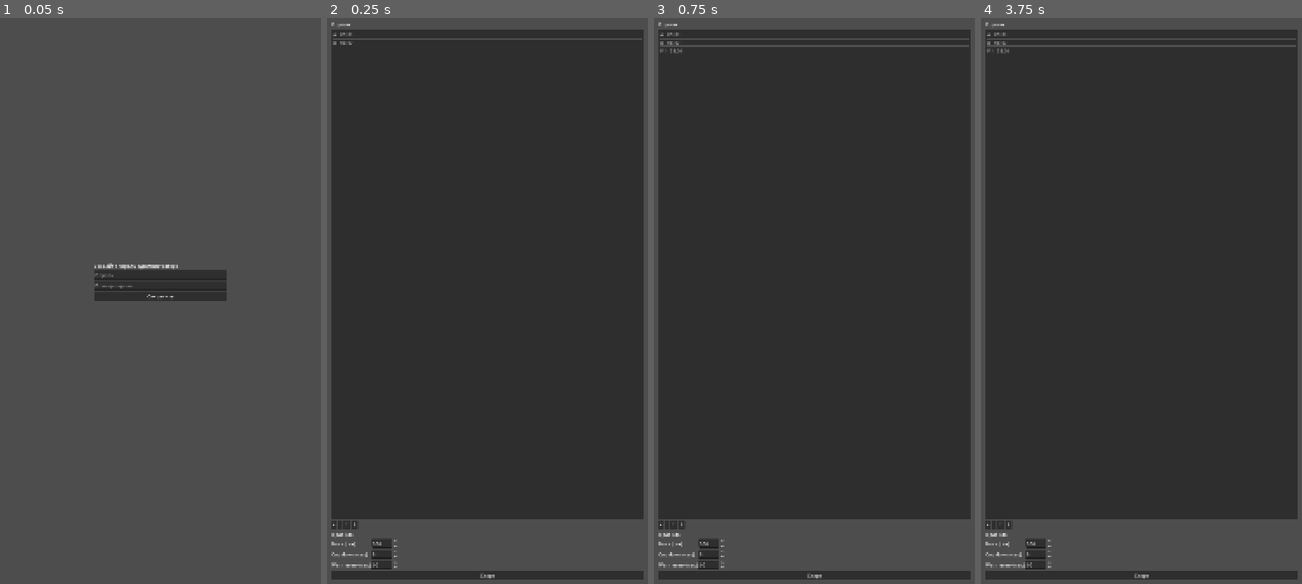
Above: before the commit, frames 1-4 (left to right).
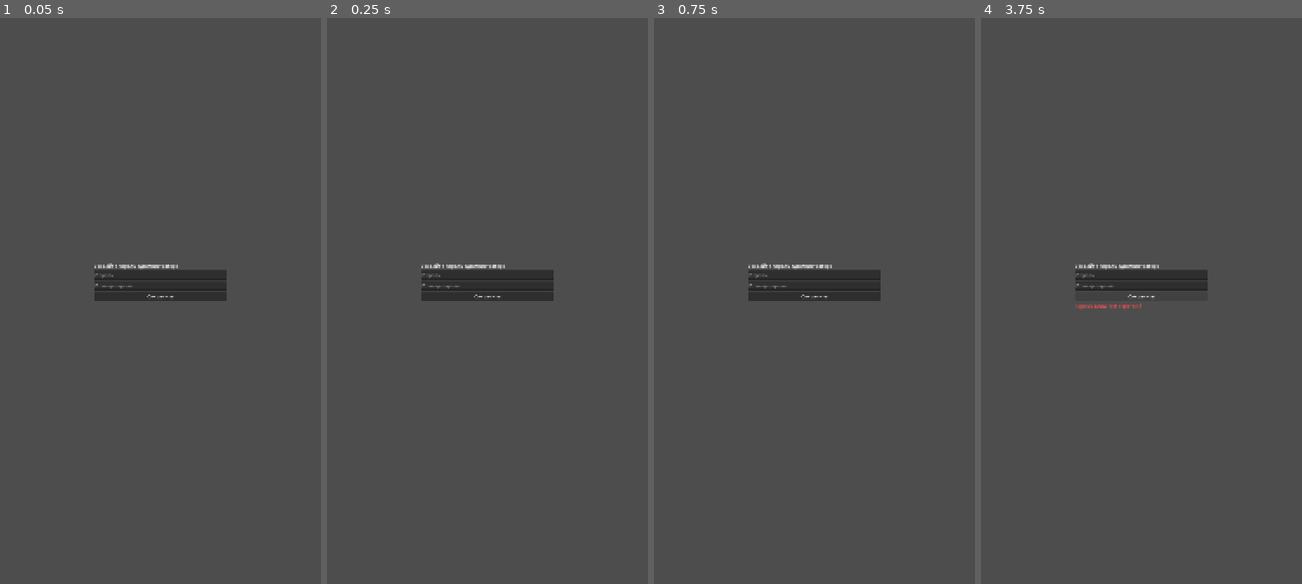
Above: after the commit, the same moments.

Repository: PhysicistLeon/turnboard-timebank
Game: Godot game, scene res://ui/Main.tscn
Same seed, same stepped clock (60 frames per second), same inputs: the game is played once before the commit and once after it.
Inputs (mouse positions are in pixels of both pictures, inside the frame that each line leads up to):
- Up to frame 1 (0.05 s): no input
- Up to frame 2 (0.25 s): no input
- Up to frame 3 (0.75 s): click (660, 527) at 0.5 s, where only the run before the commit has a clickable "+"
- Up to frame 4 (3.75 s): click (993, 527) at 1.25 s, where only the run before the commit has a clickable "-"; click (1141, 572) at 2 s, where only the run before the commit has a clickable "Старт"; click (1141, 572) at 2.75 s, where only the run before the commit has a clickable "Старт"; click (1141, 295) at 3.5 s, where only the run after the commit has a clickable "Сохранить"

Frame 1 is identical in both runs. In frame 2, 84% of the frame differs, in the area x 1-99%, y 0-100%; in frame 3, 83%; in frame 4, 83%.
Error before the commit: Invalid call. Nonexistent function 'append_line' in base 'Logger'. (res://autoload/GameController.gd:76)
Error after the commit: Parse Error: Class "Logger" hides a native class. (res://infra/Logger.gd:2)

Commit message:
Fix runtime logger binding and resolve GDScript warning noise

Diff:
--- a/autoload/GameController.gd
+++ b/autoload/GameController.gd
@@ -3,9 +3,13 @@
 signal state_changed(state: Model.GameState)
 signal route_changed(route: String)
 
-var storage := Storage.new()
-var logger := Logger.new()
-var sound := SoundService.new()
+const StorageScript := preload("res://infra/Storage.gd")
+const LoggerScript := preload("res://infra/Logger.gd")
+const SoundServiceScript := preload("res://infra/SoundService.gd")
+
+var storage = StorageScript.new()
+var event_logger = LoggerScript.new()
+var sound = SoundServiceScript.new()
 
 var state := Model.GameState.new()
 var seq: int = 1
@@ -73,7 +77,7 @@
 func _apply_and_log_if_needed(ev: Dictionary, write_log: bool) -> void:
 	if write_log:
 		var line: String = _format_log_line(ev)
-		var ok: bool = logger.append_line(line)
+		var ok: bool = event_logger.append_line(line)
 		if not ok:
 			pass
 		seq += 1
@@ -111,10 +115,10 @@
 		route_changed.emit("setup")
 
 func _play_tap_for_current() -> void:
-	var name := state.current
-	if name == "" or not state.players.has(name):
+	var player_name: String = state.current
+	if player_name == "" or not state.players.has(player_name):
 		return
-	var p: Model.Player = state.players[name]
+	var p: Model.Player = state.players[player_name]
 	if p.sound_tap == "":
 		return
 	var stream := sound.load_audio_from_path(p.sound_tap)
--- a/domain/Util.gd
+++ b/domain/Util.gd
@@ -2,15 +2,15 @@
 class_name Util
 
 static func ms_to_mmss(ms: int) -> String:
-	var sign := ""
+	var prefix := ""
 	var v := ms
 	if v < 0:
-		sign = "-"
+		prefix = "-"
 		v = -v
 	var total_sec := int(floor(v / 1000.0))
-	var mm := total_sec / 60
+	var mm: int = int(floor(float(total_sec) / 60.0))
 	var ss := total_sec % 60
-	return "%s%02d:%02d" % [sign, mm, ss]
+	return "%s%02d:%02d" % [prefix, mm, ss]
 
 static func compute_next(order: PackedStringArray, dir: int, current: String) -> String:
 	if order.is_empty():
--- a/ui/Pause.gd
+++ b/ui/Pause.gd
@@ -29,9 +29,9 @@
 	]
 
 	list.clear()
-	for name in s.order:
-		var b: int = int(s.bank_ms.get(name, s.rules.bank_initial_ms))
-		list.add_item("%s   %s" % [name, Util.ms_to_mmss(b)])
+	for player_name in s.order:
+		var b: int = int(s.bank_ms.get(player_name, s.rules.bank_initial_ms))
+		list.add_item("%s   %s" % [player_name, Util.ms_to_mmss(b)])
 
 	$VBox/AdminActions.visible = s.admin_mode
 
--- a/ui/Setup.gd
+++ b/ui/Setup.gd
@@ -28,9 +28,9 @@
 
 func _render(s: Model.GameState) -> void:
 	list.clear()
-	for name in s.order:
-		var bms := int(s.bank_ms.get(name, s.rules.bank_initial_ms))
-		list.add_item("%s   %s" % [name, Util.ms_to_mmss(bms)])
+	for player_name in s.order:
+		var bms := int(s.bank_ms.get(player_name, s.rules.bank_initial_ms))
+		list.add_item("%s   %s" % [player_name, Util.ms_to_mmss(bms)])
 
 	bank.value = int(round(s.rules.bank_initial_ms / 1000.0))
 	cd.value = int(round(s.rules.cooldown_ms / 1000.0))
@@ -40,16 +40,16 @@
 	var s: Model.GameState = GameController.state
 	var base := "P"
 	var i := 1
-	var name := "%s%d" % [base, i]
-	while s.players.has(name):
+	var player_name := "%s%d" % [base, i]
+	while s.players.has(player_name):
 		i += 1
-		name = "%s%d" % [base, i]
+		player_name = "%s%d" % [base, i]
 	var p := Model.Player.new()
-	p.name = name
+	p.name = player_name
 	p.color = Color.WHITE
-	s.players[name] = p
-	s.order.append(name)
-	s.bank_ms[name] = s.rules.bank_initial_ms
+	s.players[player_name] = p
+	s.order.append(player_name)
+	s.bank_ms[player_name] = s.rules.bank_initial_ms
 	_render(s)
 
 func _remove_player() -> void:
@@ -57,9 +57,9 @@
 	if idx.is_empty():
 		return
 	var i: int = idx[0]
-	var name: String = GameController.state.order[i]
-	GameController.state.players.erase(name)
-	GameController.state.bank_ms.erase(name)
+	var player_name: String = GameController.state.order[i]
+	GameController.state.players.erase(player_name)
+	GameController.state.bank_ms.erase(player_name)
 	GameController.state.order.remove_at(i)
 	_render(GameController.state)
 
@@ -97,8 +97,8 @@
 	s.rules.cooldown_ms = int(cd.value) * 1000
 	s.rules.warn_every_ms = int(warn.value) * 1000
 
-	for name in s.players.keys():
-		s.bank_ms[name] = s.rules.bank_initial_ms
+	for player_name in s.players.keys():
+		s.bank_ms[player_name] = s.rules.bank_initial_ms
 
 	err.text = ""
 	GameController.dispatch({"type": Const.CMD_START_GAME})
